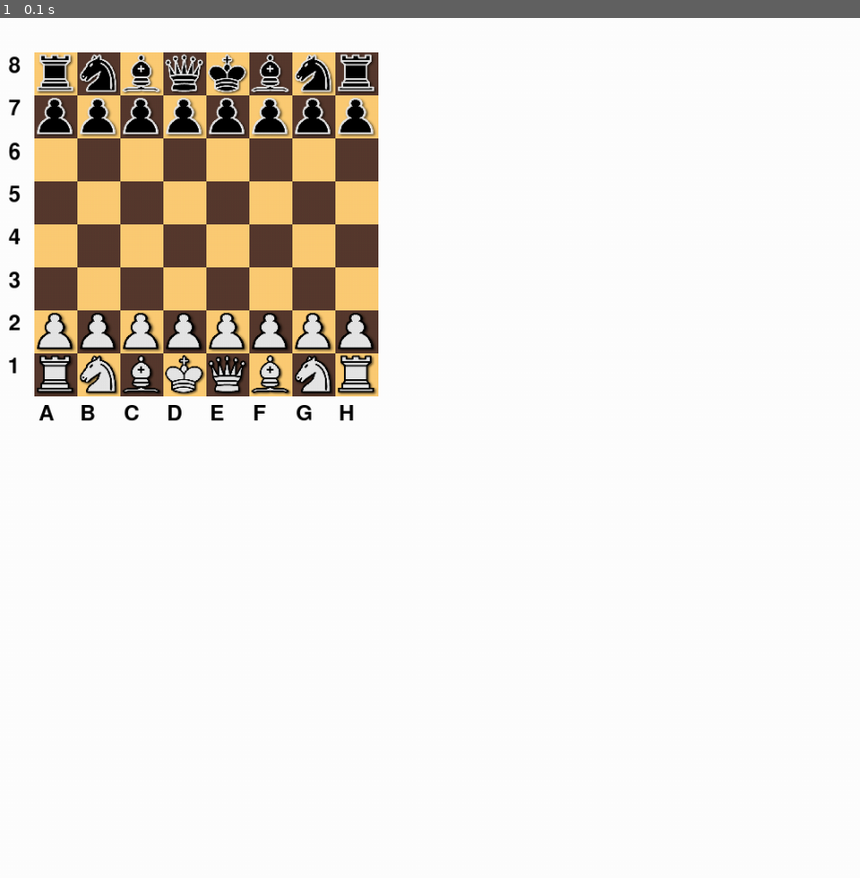
Above: before the commit, frame 1.
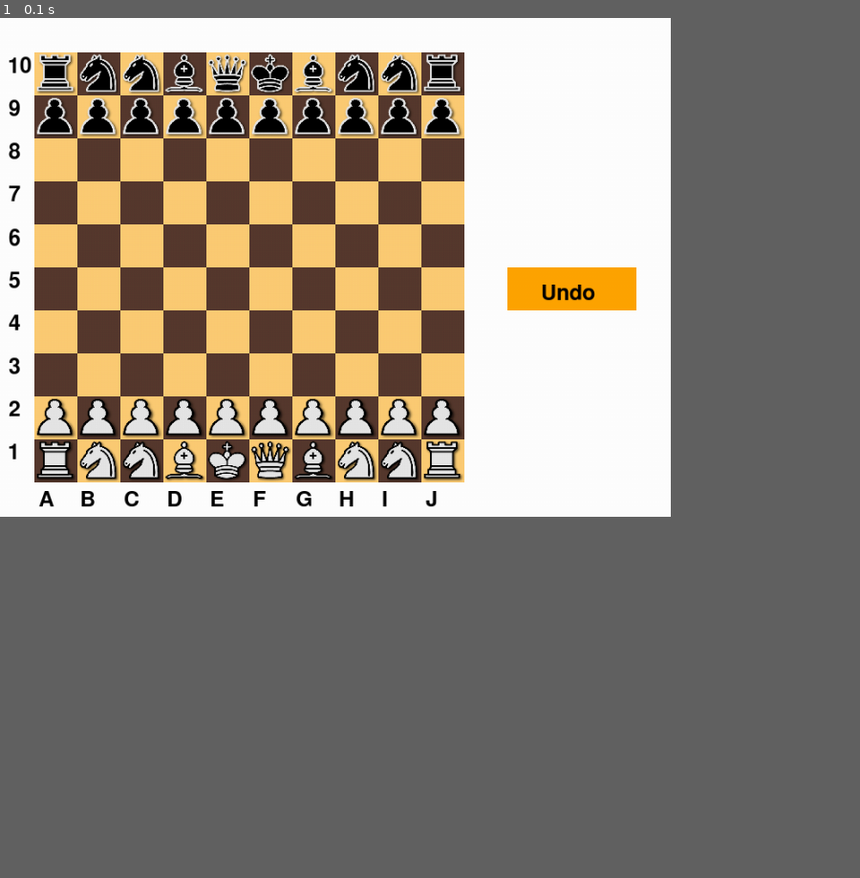
Above: after the commit, the same moment.

Repository: icebox20/wec2020
Game: pygame game, started from game/frontend.py
Same seed, same stepped clock (60 frames per second), same inputs: the game is played once before the commit and once after it.
Inputs:
- Up to frame 1 (0.1 s): no input
The window is 900x900 before the commit and 702x522 after it. Grey fills any space a smaller window leaves; there, only what the larger window draws over its background counts as a difference.

The runs differ from the first frame. In frame 1, 13% of the frame differs, in the area x 1-74%, y 4-57%.

Commit message:
added undo

Diff:
--- a/game/frontend.py
+++ b/game/frontend.py
@@ -5,7 +5,10 @@
 pygame.init()
 pygame.font.init()
 font = pygame.freetype.SysFont("SansitaOne.tff",25)
-screen = pygame.display.set_mode([1000, 1000])
+size = 10
+screenx = (size*50)+80 + 200
+screeny = (size*50)+80
+screen = pygame.display.set_mode([screenx, screeny])
 
 BLACK = (0, 0, 0)
 WHITE = (255, 255, 255)
@@ -86,11 +89,9 @@
 
 def move_piece(start, end):
     print("Move", start, end)
-    move = ChessEngine.Move(start,end,game.board[0])
+    move = ChessEngine.Move(start,end,game.board[sizeToBoard[size]] )
     game.makeMove(move, sizeToBoard[size] )
 
-
-size = 8
 running = True
 load_images()
 firstClick = ()
@@ -117,12 +118,19 @@
                 secondClick = location
                 print("Second:", coords_to_notation(secondClick))
                 move_piece(coords_to_notation(firstClick), coords_to_notation(secondClick))
-                print(game.board[0])
+                #print(game.board[0])
                 firstClick = ()
+            if ((location[0] > (screenx - 40 - 150)) and (location[0] < (screenx - 40))) and ((location[1] > screeny/2) and (location[1] < (screeny/2)+50)):
+                print("Undo")
+                game.undoMove(sizeToBoard[size])
+
+
 
     screen.fill((255, 255, 255))
 
     draw_squares(screen, size)
+    pygame.draw.rect(screen, ORANGE,((screenx - 40 - 150,screeny/2),(150,50)))
+    font.render_to(screen, (screenx - 40 - 150 + 40,(screeny/2) + 20) , "Undo")
     draw_coords(screen, font, size)
     display_board(screen)
     pygame.display.flip()
